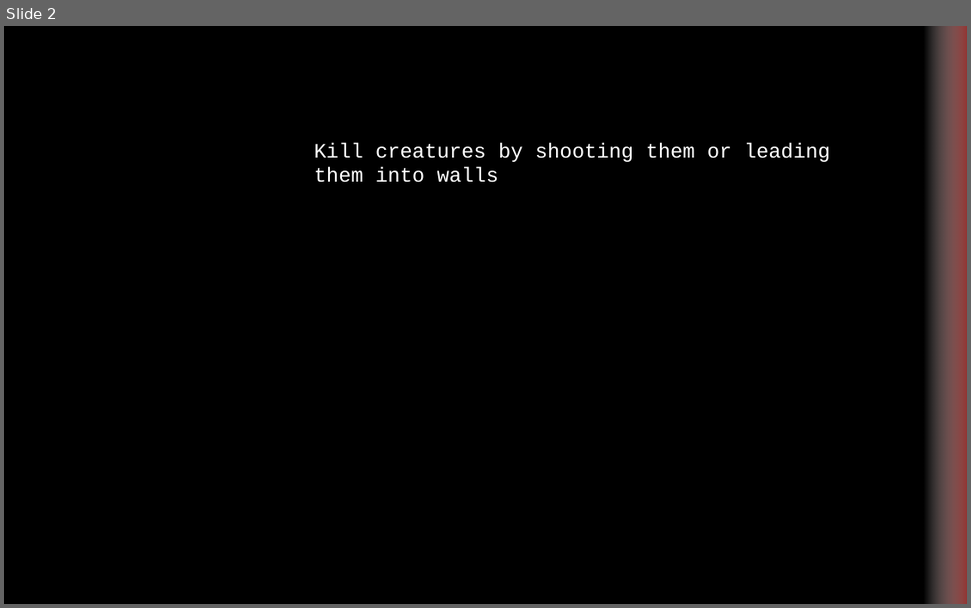
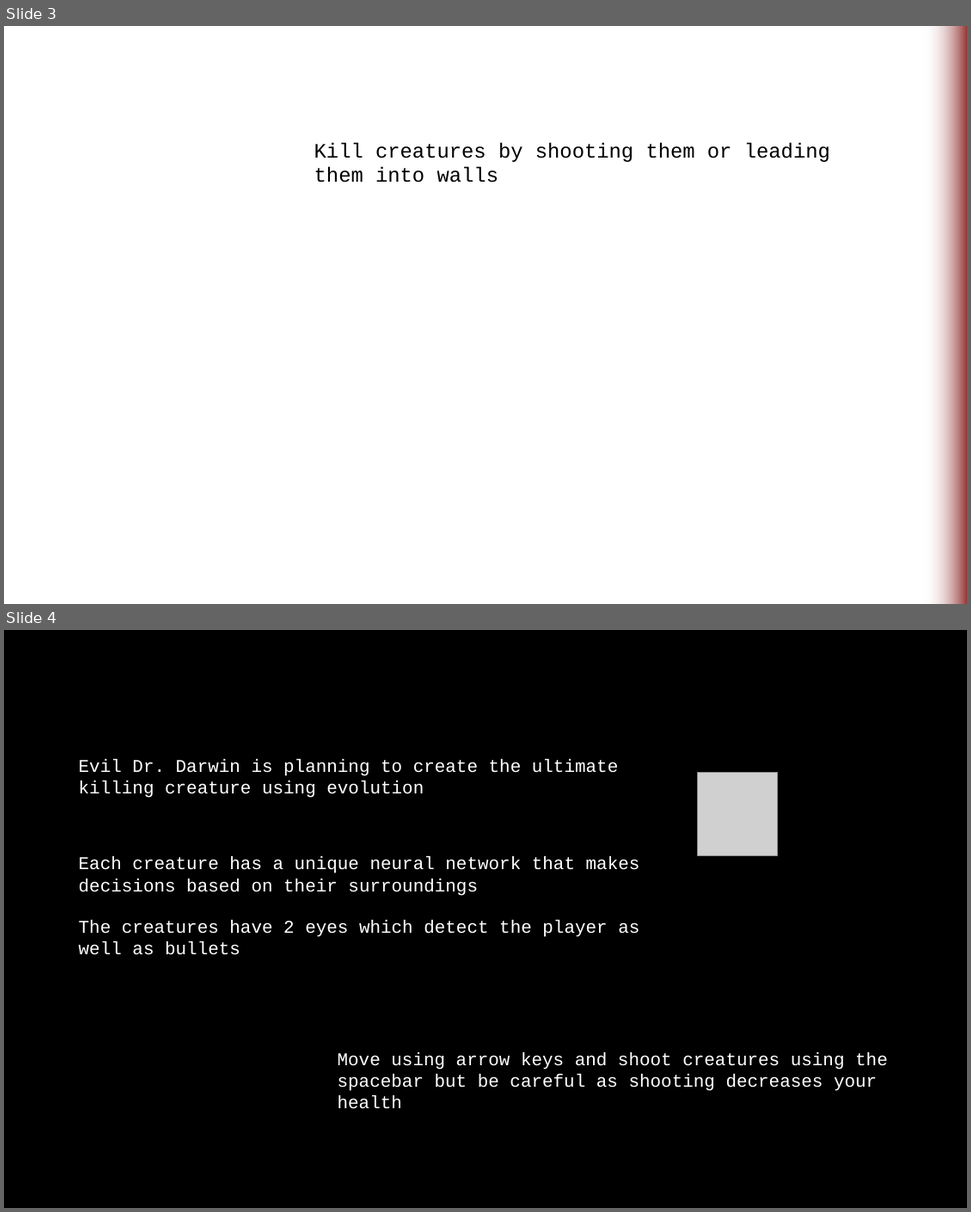
Before and after one commit to cleye/Dr-Darwin, a slide deck: resources/how to.pptx. Shown one above the other, each under a label of ours: slide 2 before the commit, slides 3 and 4 after it. The pictures are 971x608 and 971x1212 pixels, drawn with LibreOffice and Linux fonts; fonts in the diff are those of the drawing; grey boxes stand for pictures. Boxes give left, top, right and bottom in pixels: in the first picture for what was removed or moved away, otherwise in the second. Text is boxed around its words. In the diff, an @@ line names an element or a change of style, - is before the commit and + after.

```diff
--- a/resources/how to.pptx
+++ b/resources/how to.pptx
@@ slide 4 added at (x1=4, y1=630, x2=967, y2=1208), background #FFFFFF @@
@@ rectangle added at (x1=4, y1=630, x2=967, y2=1208), fill #000000 @@
@@ text added at (x1=79, y1=759, x2=618, y2=798), 14 pt, text #FFFFFF @@
+Evil Dr. Darwin is planning to create the ultimate killing creature using evolution
@@ picture added at (x1=698, y1=773, x2=779, y2=856) @@
@@ text added at (x1=79, y1=857, x2=640, y2=896), 14 pt, text #FFFFFF @@
+Each creature has a unique neural network that makes decisions based on their surroundings
@@ text added at (x1=79, y1=920, x2=640, y2=955), 14 pt, text #FFFFFF @@
+The creatures have 2 eyes which detect the player as well as bullets
@@ text added at (x1=338, y1=1052, x2=888, y2=1091), 14 pt, text #FFFFFF @@
+Move using arrow keys and shoot creatures using the spacebar but be careful as shooting decreases your health
@@ what was slide 2 is now slide 3 @@
@@ slide 3 changed as well @@
@@ background #000000 to #FFFFFF @@
@@ text "Kill creatures by shooting them ..." at (x1=314, y1=142, x2=830, y2=183): text colour #FFFFFF to #000000 @@
```
Also in this commit, not shown: 1 other slide changed, 1 other slide added, 6 other files.
